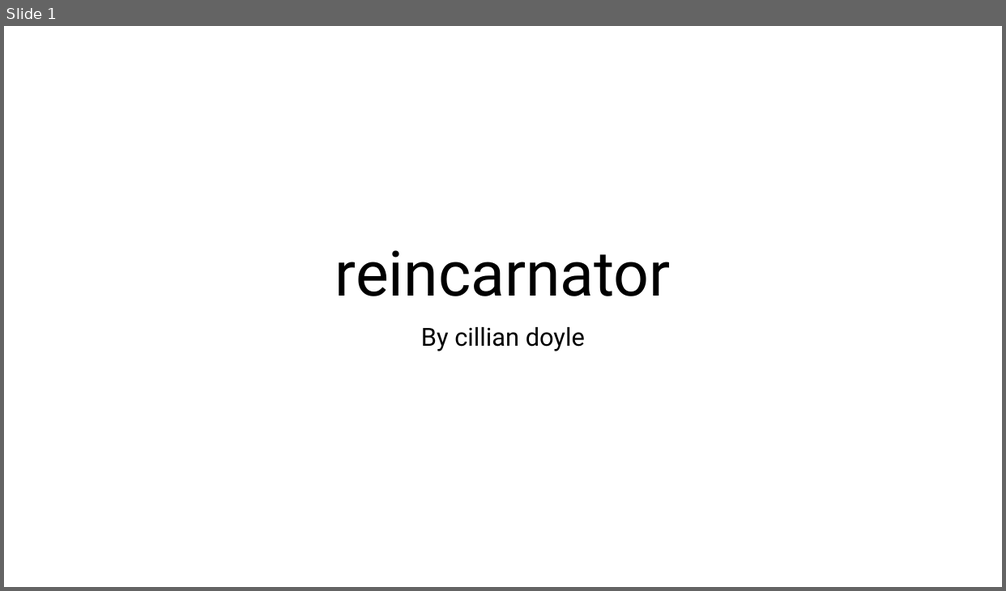
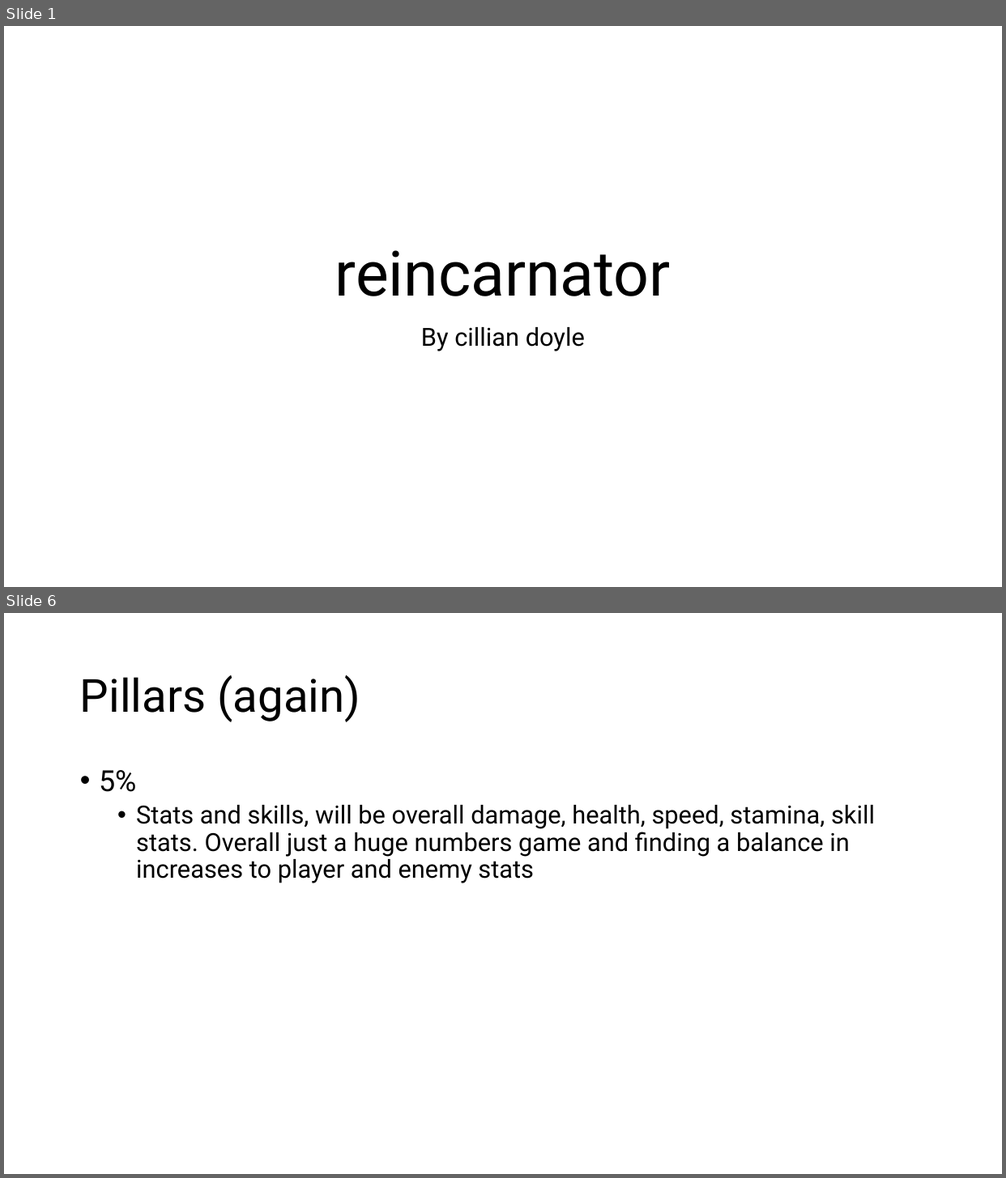
Before and after one commit to PeterLowe/concept25-Cillian-Doyle, a slide deck: cillians docs/concept document.pptx. Shown one above the other, each under a label of ours: slide 1 before the commit, slides 1 and 6 after it; the slides between them are not shown. The pictures are 1006x591 and 1006x1178 pixels, drawn with LibreOffice and Linux fonts; fonts in the diff are those of the drawing. Boxes give left, top, right and bottom in pixels: in the first picture for what was removed or moved away, otherwise in the second. Text is boxed around its words. In the diff, an @@ line names an element or a change of style, - is before the commit and + after.

```diff
--- a/cillians docs/concept document.pptx
+++ b/cillians docs/concept document.pptx
@@ slide 6 added at <box>4,613,1002,1174</box>, background #FFFFFF @@
@@ title added at <box>80,675,361,722</box>, 44 pt, text #000000 @@
+Pillars (again)
@@ text added at <box>99,770,875,884</box>, 24 pt, text #000000 @@
+• 5%
+  • Stats and skills, will be overall damage, health, speed, stamina, skill stats. Overall just a huge numbers game and finding a balance in increases to player and enemy stats
```
Also in this commit, not shown: 2 slides changed, 6 other slides added, 1 other file.
